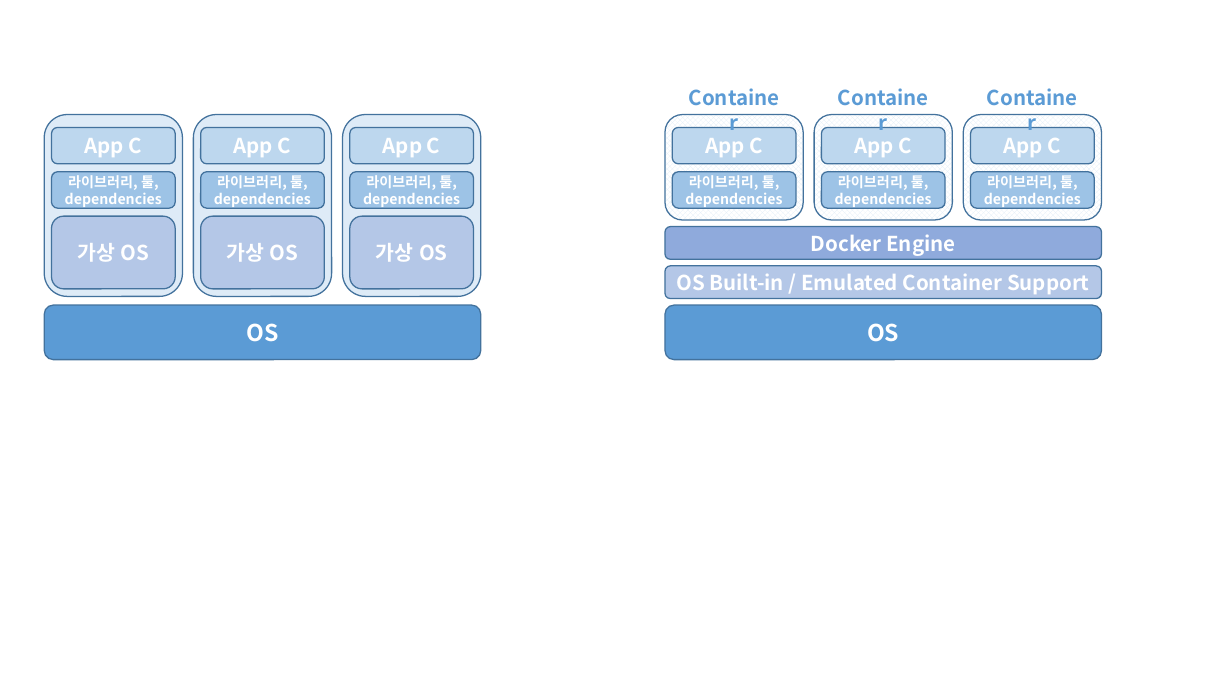
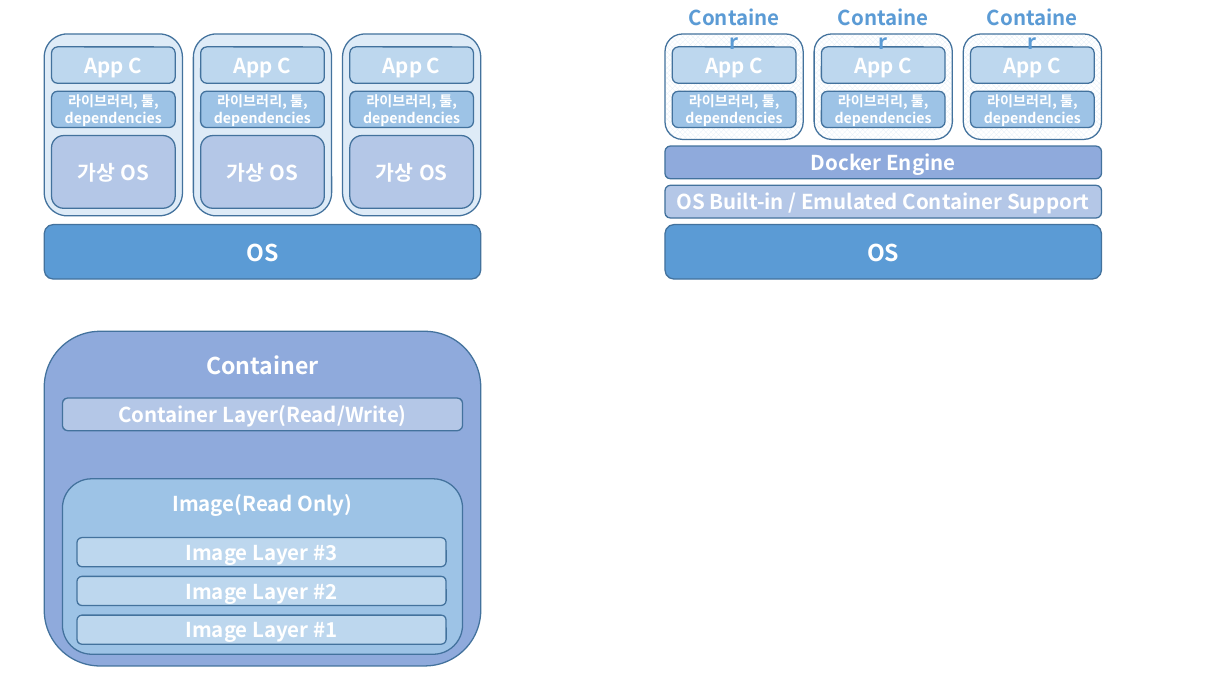
Before and after one commit to siwon-park/Infra-Study, a slide deck: slide 1 of markdown_image.pptx. Drawn at 1232x693 pixels with LibreOffice and Linux fonts; fonts in the diff are those of the drawing. Boxes give left, top, right and bottom in pixels: in the first picture for what was removed or moved away, otherwise in the second. Text is boxed around its words. In the diff, an @@ line names an element or a change of style, - is before the commit and + after.

```diff
--- a/markdown_image.pptx
+++ b/markdown_image.pptx
@@ 25 rounded rectangles, 3 texts: place and size @@
-25 rounded rectangles, 3 texts at [44,80,1103,360]
+25 rounded rectangles, 3 texts at [44,0,1103,279]
@@ rounded rectangle added at [44,332,481,666], fill #8FAADC, outline #43739E 1 pt, 18 pt, text #FFFFFF, bold @@
+Container
@@ rounded rectangle added at [63,398,463,431], fill #B4C7E7, outline #43739E 1 pt, 16 pt, text #FFFFFF, bold @@
+Container Layer(Read/Write)
@@ rounded rectangle added at [63,479,463,654], fill #9DC3E6, outline #43739E 1 pt, 16 pt, text #FFFFFF, bold @@
+Image(Read Only)
@@ rounded rectangle added at [77,538,445,567], fill #BDD7EE, outline #43739E 1 pt, 16 pt, text #FFFFFF, bold @@
+Image Layer #3
@@ rounded rectangle added at [77,577,445,605], fill #BDD7EE, outline #43739E 1 pt, 16 pt, text #FFFFFF, bold @@
+Image Layer #2
@@ rounded rectangle added at [77,616,445,644], fill #BDD7EE, outline #43739E 1 pt, 16 pt, text #FFFFFF, bold @@
+Image Layer #1
```
Also in this commit, not shown: 2 other files.
